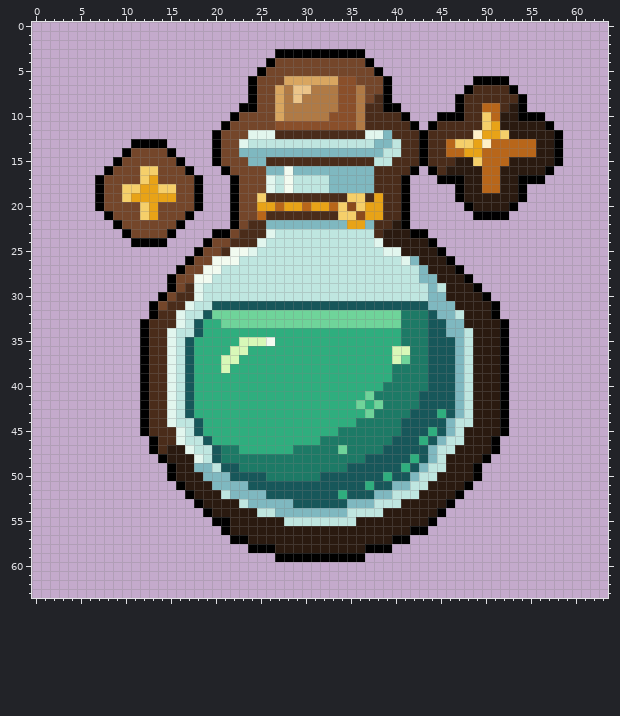
Edited in one commit: pixel-art file (aseprite-source/craftmap/out/potions.aseprite). Above is the file before it was changed.
64x64 pixels, 1 frame.
The same view after the edit:
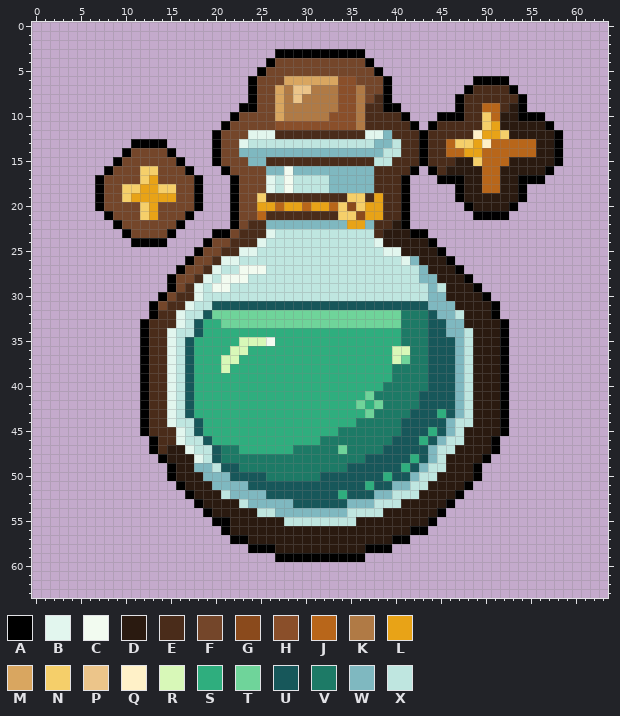
Palette (. is transparent): A #000000  B #e2f6ee  C #f2fbf0  D #2a1a10  E #4a2c1a  F #74462a  G #8a4a1c  H #8a4f2a  J #b8661a  K #b07a45  L #e8a317  M #d9a660  N #f5cf6a  P #ecc58a  Q #fff1c8  R #d8f8b8  S #2fae7e  T #6fd49a  U #17575a  V #1d7a66  W #7fb8c0  X #bfe6e0
Change:
Colour C becomes colour B in row 25 at x 23; in row 26 at x 21 to 22; in row 27 at x 20; in row 28 at x 19.
Colour X becomes colour C in row 27 at x 23 to 25; in row 28 at x 21 to 23; in row 29 at x 20 to 21.
Colour C becomes colour E in row 25 at x 22; in row 26 at x 20; in row 27 at x 19; in row 28 at x 18.
